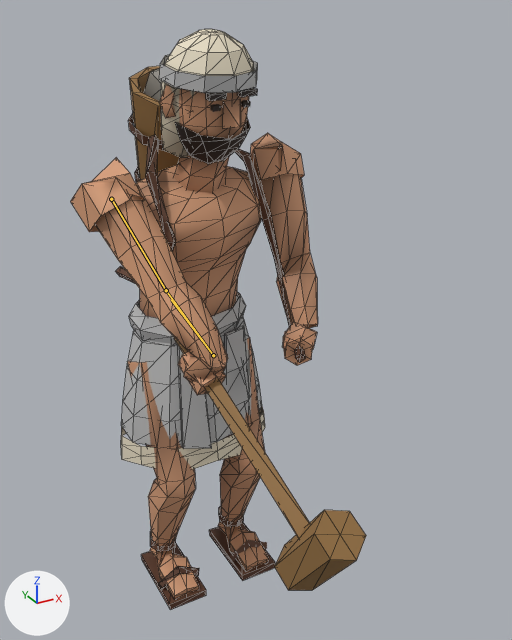
What one commit did to the glTF model src/assets/units/bronze-worker.glb.
Rendered twice from a 50 mm lens placed at (-0.441, -1.039, 0.999), pointed at (0.033, -0.178, 0.568). Lighting does not change. The marker at lower left points along +X, +Y and +Z. The picture after the commit comes second. Both versions are drawn at frame 18 of the action 'Build'; the numbers are the values there. The bones that change are drawn over the model as lines. Mesh edges are drawn as thin lines on the coarser meshes.

In view in the first picture: 'Basket', 'BodyArm_L', 'BodyArm_R', 'BodyHand_R', 'BodyLeg_L', 'BodyLeg_R', 'BodyTorso', 'Fingers_R', 'KiltFrontFold', 'LinenHeadcloth', 'Shoulder_R', 'TeamKilt', 'WorkHammerHandle', 'WorkHammerHead' and 30 more.
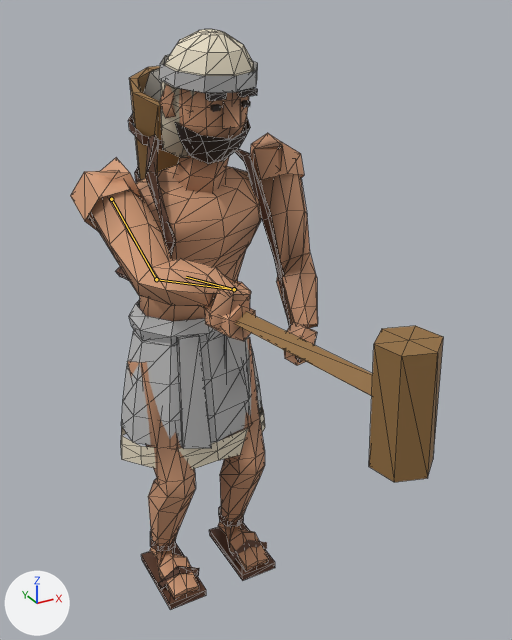
Edits to the bpy script that builds the scene:
```text
Change bone_arm_r:
    where bone_arm_r = bpy.data.objects['RootRig'].pose.bones['Arm_R']  # child of 'Chest'
    bone_arm_r.rotation_quaternion: (-0.828, 0.561, 0.0, -0.033) -> (-0.773, 0.594, 0.0, -0.226)  # degrees (-68, 2, 3) -> degrees (-72, 16, 21)
Change bone_forearm_r:
    where bone_forearm_r = bpy.data.objects['RootRig'].pose.bones['Forearm_R']  # child of 'Arm_R'
    bone_forearm_r.rotation_quaternion: (0.844, 0.531, 0.0, -0.073) -> (0.962, 0.206, 0.0, -0.178)  # degrees (64, 4, -7) -> degrees (23, 4, -20)
Change bone_hand_r:
    where bone_hand_r = bpy.data.objects['RootRig'].pose.bones['Hand_R']  # child of 'Forearm_R'
    bone_hand_r.rotation_quaternion: (0.632, 0.761, 0.147, 0.025) -> (0.537, 0.791, 0.242, -0.164)  # degrees (102, 8, 15) -> degrees (116, 31, 14)
```

Pixel boxes (x1, y1, x2, y2) of what changed, in the pictures (512 x 640 px):
'WorkHammerHead', posed (18% narrower, 94% taller): before (275, 510, 366, 590); after (369, 326, 443, 482)
'BodyArm_R', posed: before (95, 185, 228, 371); after (89, 189, 251, 306)
'WorkHammerHandle', posed: before (174, 338, 310, 538); after (201, 306, 373, 396)
'Shoulder_R', posed: before (70, 158, 143, 232); after (71, 158, 143, 232)
'BodyHand_R', posed: before (184, 354, 227, 382); after (209, 290, 250, 329)
'Fingers_R', posed: before (178, 351, 226, 395); after (204, 305, 256, 341)
bone 'Arm_R', root to tip: before (111, 199) to (166, 290); after (111, 199) to (156, 279)
bone 'Forearm_R', root to tip: before (166, 290) to (213, 355); after (156, 279) to (234, 289)
bone 'Hand_R', root to tip: before (213, 355) to (171, 299); after (234, 289) to (186, 277)
